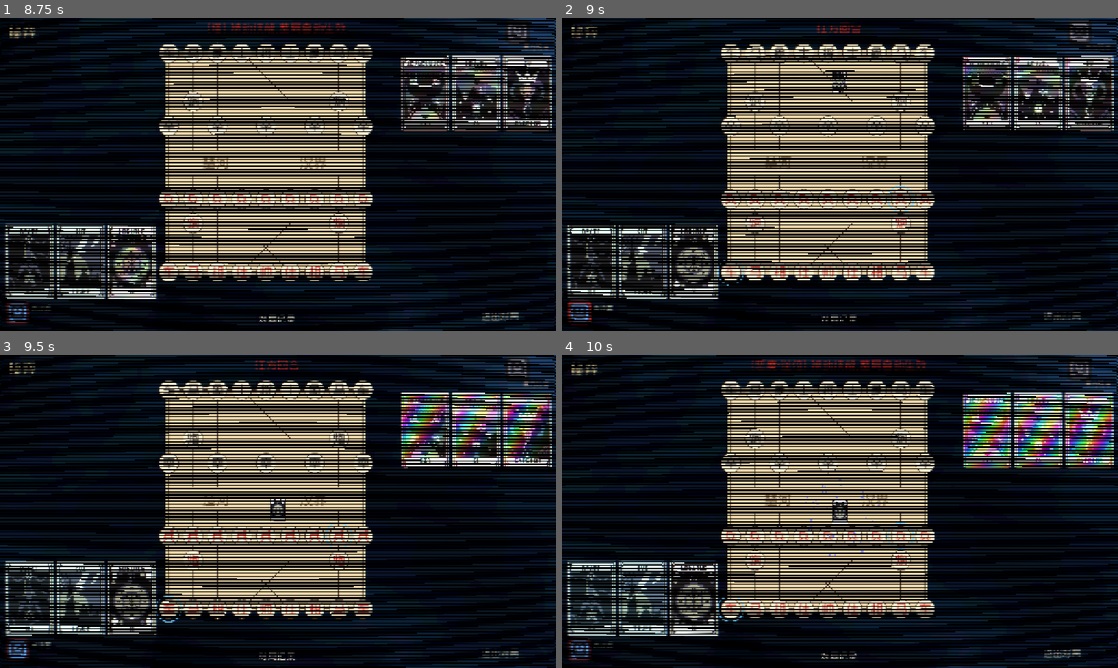
Above: before the commit, frames 1-4 (two rows, left to right).
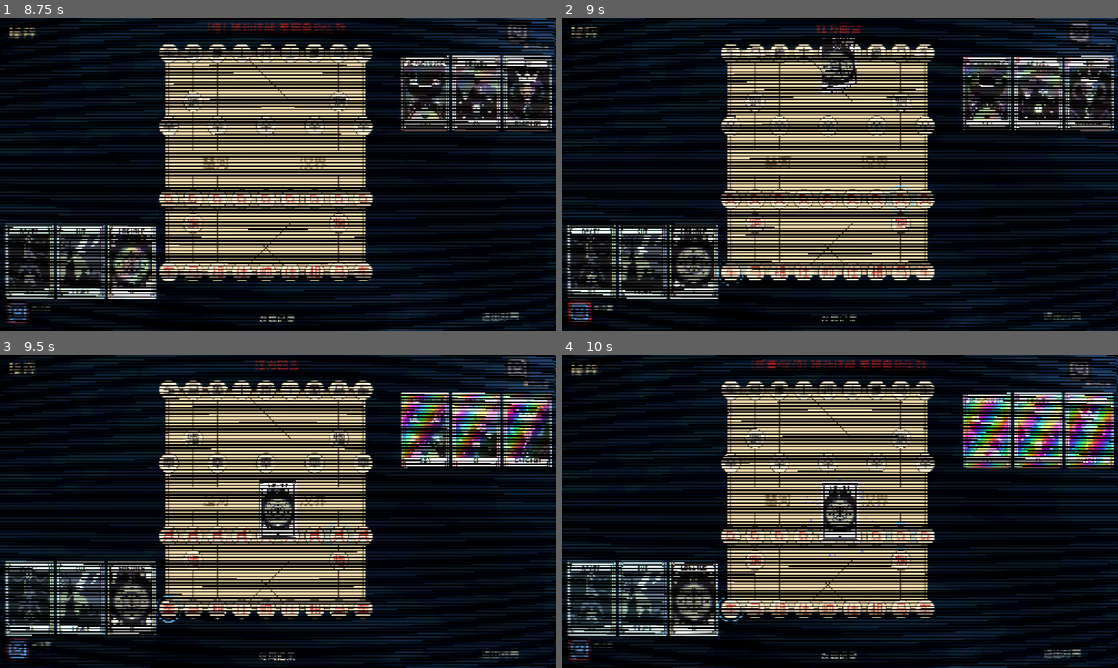
Above: after the commit, the same moments.

Repository: Lurongshika/ChessGame
Game: Godot game, scene res://scenes/game.tscn
The game is run twice, just before and just after one commit, with the same random seed, the same clock (stepped at 60 frames per second) and the same inputs. This scene is started directly instead of the project's main scene.
Inputs (mouse positions are in pixels of both pictures, inside the frame that each line leads up to):
- Up to frame 1 (8.75 s): click "对局记录" at 0.5 s; click "对局记录" at 1.25 s; click "对局记录" at 2 s; tap Enter at 2.75 s; drag from (189, 158) to (333, 105) at 2.77 s; drag from (189, 158) to (250, 237) at 3.52 s; move the mouse to (189, 161) at 4.27 s; tap Tab at 4.35, 7.35 s; click (189, 161) at 4.42 s; drag from (189, 161) to (111, 127) at 5.02 s; drag from (189, 161) to (305, 174) at 5.77 s; drag from (189, 158) to (194, 96) at 6.52 s; move the mouse to (27, 262) at 7.27 s; click (27, 262) at 7.42 s; drag from (77, 262) to (166, 190) at 8.02 s
- Up to frame 2 (9 s): drag from (695, 262) to (895, 105) at 8.77 s
- Up to frame 3 (9.5 s): no input
- Up to frame 4 (10 s): drag from (589, 599) to (812, 574) at 9.52 s

Frame 1 is identical in both runs. In frame 2, 0.5% of the frame differs, in the area x 46-54%, y 6-24%; in frame 3, 0.6%; in frame 4, 0.7%, in the area x 46-54%, y 40-60%.

Commit message:
style: 技能释放飞卡放大 2.5 倍(宽 32.5→81.25)

Diff:
--- a/scripts/game.gd
+++ b/scripts/game.gd
@@ -4516,8 +4516,8 @@
 	ui.add_child(root)
 	_announce_root = root
 
-	# 飞卡(Sprite2D 默认中心为原点,位置即卡牌中心;缩小到 1/4;card_fly 纯透视倾斜)
-	var w := 32.5
+	# 飞卡(Sprite2D 默认中心为原点,位置即卡牌中心;放大 2.5 倍;card_fly 纯透视倾斜)
+	var w := 81.25
 	var h := Tarot.card_size(w).y
 	var base_scale := Vector2(w / 408.0, h / 632.0)
 	var spr := Sprite2D.new()
